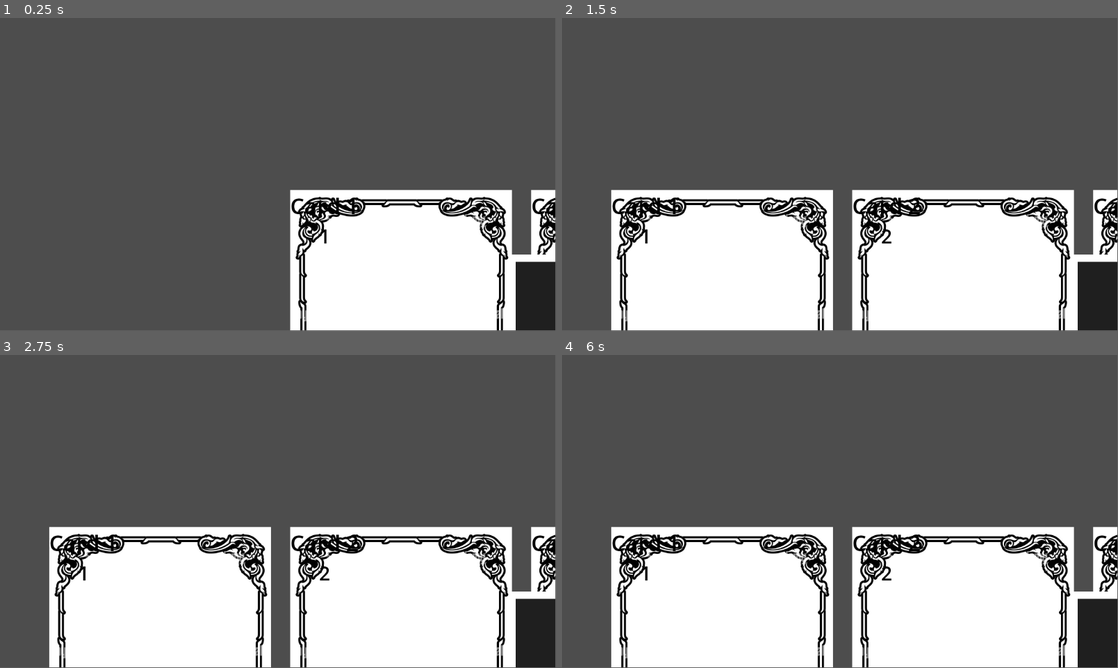
Above: before the commit, frames 1-4 (two rows, left to right).
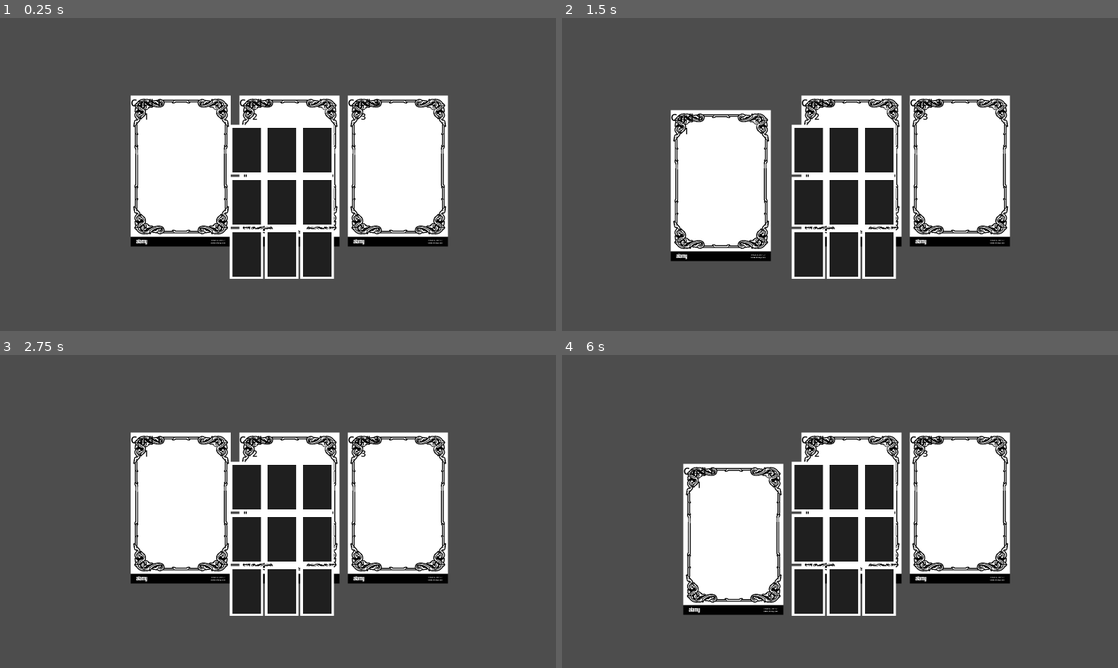
Above: after the commit, the same moments.

Repository: cnearman/godot-card-test
Game: Godot game, scene res://game.tscn
Two runs of this game, one before a commit and one after it. Both use one fixed random seed, a clock stepped at 60 frames per second and the inputs below.
Inputs (mouse positions are in pixels of both pictures, inside the frame that each line leads up to):
- Up to frame 1 (0.25 s): no input
- Up to frame 2 (1.5 s): tap Enter at 0.5 s; drag from (662, 233) to (895, 105) at 0.52 s; tap Space at 1.25 s; drag from (728, 190) to (662, 233) at 1.27 s
- Up to frame 3 (2.75 s): move the mouse to (333, 442) at 2.02 s; click (333, 442) at 2.17 s
- Up to frame 4 (6 s): tap Enter at 2.75, 5 s; drag from (812, 574) to (673, 464) at 2.77 s; move the mouse to (1006, 558) at 3.52 s; click (1006, 558) at 3.67 s; tap Space at 4.25, 5.75 s; drag from (673, 464) to (662, 570) at 4.27 s; move the mouse to (867, 511) at 5.02 s; click (867, 511) at 5.17 s; drag from (756, 433) to (728, 527) at 5.77 s
The window is 799x449 before the commit and 800x450 after it. Grey fills any space a smaller window leaves; there, only what the larger window draws over its background counts as a difference.

The runs differ from the first frame. In frame 1, 41% of the frame differs, in the area x 23-100%, y 24-100%; in frame 2, 50%; in frame 3, 51%, in the area x 8-100%, y 24-100%; in frame 4, 48%.
Error after the commit: Invalid call to function 'connect' in base 'Signal'. Expected 2 arguments. (res://state_machine/core/gameplay_state_machine.gd:12)

Commit message:
Added initial state machine

Diff:
--- a/game.tscn
+++ b/game.tscn
@@ -1,11 +1,14 @@
-[gd_scene load_steps=9 format=3 uid="uid://dq8nd7qfq30ai"]
+[gd_scene load_steps=12 format=3 uid="uid://dq8nd7qfq30ai"]
 
 [ext_resource type="Script" path="res://local_player_hand_controller.gd" id="1_pm342"]
 [ext_resource type="Script" path="res://local_player_board_controller.gd" id="2_ud5x2"]
 [ext_resource type="PackedScene" uid="uid://bbvshl8m5tu4c" path="res://player/player_hand.tscn" id="2_xfkjx"]
 [ext_resource type="Script" path="res://player/player_hand.gd" id="3_e0m2r"]
+[ext_resource type="Script" path="res://state_machine/core/gameplay_state_machine.gd" id="3_ykrc7"]
+[ext_resource type="Script" path="res://state_machine/core/gameplay_state.gd" id="4_i5jky"]
 [ext_resource type="PackedScene" uid="uid://benatmtaibooh" path="res://card.tscn" id="4_yecjy"]
 [ext_resource type="Script" path="res://add_card.gd" id="5_ecf1h"]
+[ext_resource type="Script" path="res://gameplay_state_initialize_game.gd" id="5_f4lvs"]
 [ext_resource type="Texture2D" uid="uid://cjg3cfjy3rc5h" path="res://board_slot.png" id="7_mcitu"]
 
 [sub_resource type="RectangleShape2D" id="RectangleShape2D_0lm0a"]
@@ -21,6 +24,16 @@
 
 [node name="local_player_board_controller" type="Node" parent="controllers"]
 script = ExtResource("2_ud5x2")
+
+[node name="local_gameplay_state_machine" type="Node" parent="controllers" node_paths=PackedStringArray("initial_state")]
+script = ExtResource("3_ykrc7")
+initial_state = NodePath("pregame_state")
+
+[node name="pregame_state" type="Node" parent="controllers/local_gameplay_state_machine"]
+script = ExtResource("4_i5jky")
+
+[node name="initialize_game_state" type="Node" parent="controllers/local_gameplay_state_machine"]
+script = ExtResource("5_f4lvs")
 
 [node name="player_rendering" type="Node" parent="."]
 
--- /dev/null
+++ b/gameplay_state_initialize_game.gd
@@ -0,0 +1,11 @@
+extends GameplayState
+
+# Called when the node enters the scene tree for the first time.
+func _ready():
+	pass # Replace with function body.
+
+func on_start():
+	# Shuffle Decks
+	# Draw hands
+	# Initialize player turn
+	pass
--- /dev/null
+++ b/local_player_deck_controller.gd
@@ -0,0 +1,11 @@
+extends Node
+
+
+# Called when the node enters the scene tree for the first time.
+func _ready():
+	pass # Replace with function body.
+
+
+# Called every frame. 'delta' is the elapsed time since the previous frame.
+func _process(delta):
+	pass
--- a/project.godot
+++ b/project.godot
@@ -17,6 +17,9 @@
 
 [display]
 
+window/size/viewport_width=2560
+window/size/viewport_height=1440
+window/size/mode=3
 window/size/resizable=false
 
 [dotnet]
--- /dev/null
+++ b/state_machine/core/gameplay_state.gd
@@ -0,0 +1,21 @@
+class_name GameplayState
+extends Node
+
+# StringNames with the same value are the same object. As compared to Strings that are different
+# objects and must do string comparison.
+# Strings are automatically converted to StringNames if they are passed into
+# functions that use them as a parameter.
+
+signal transition(next_state_name: StringName)
+
+func on_enter() -> void:
+	pass
+
+func on_exit() -> void:
+	pass
+
+func on_update(delta: float) -> void:
+	pass
+
+func on_physics_update(delta: float) -> void:
+	pass
--- /dev/null
+++ b/state_machine/core/gameplay_state_machine.gd
@@ -0,0 +1,41 @@
+extends Node
+class_name GameplayStateMachine
+
+@export var initial_state: GameplayState
+var states: Dictionary = {}
+var current_state: GameplayState
+
+func _ready():
+	for child in get_children():
+		if child is GameplayState:
+			states[child.name] = child
+			child.transition.connect()
+		else:
+			push_warning("Child of GameplayStateMachine is not GameplayState")
+
+	current_state = initial_state
+	current_state.on_enter()
+
+func _process(delta):
+	current_state.on_update(delta)
+
+func _physics_process(delta):
+	current_state.on_physics_update(delta)
+
+func on_child_transitioned(next_state_name: StringName) -> void:
+	var next_state = states.get(next_state_name)
+	if next_state != null:
+		current_state.on_exit()
+		next_state.on_enter()
+		current_state = next_state
+	else:
+		push_warning("Tried to transition to a state named %s that doesn't exist." % next_state_name)
+
+# inital state will prepare game state
+# Setup (Initialize player list)
+#
+# player turn start
+# player action plays
+# player attack
+# player action plays
+# player turn end
